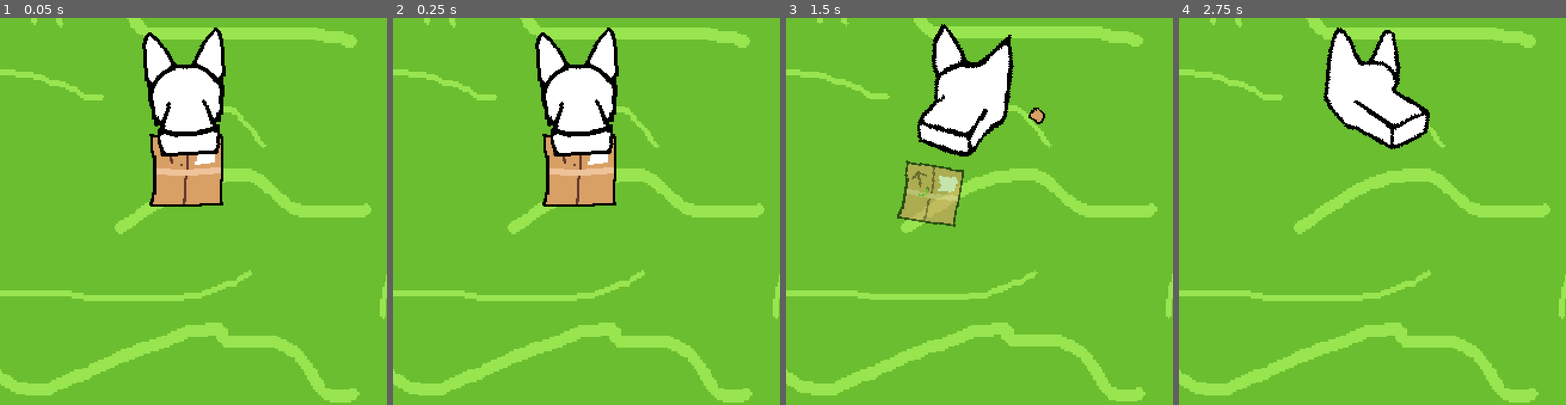
Above: before the commit, frames 1-4 (left to right).
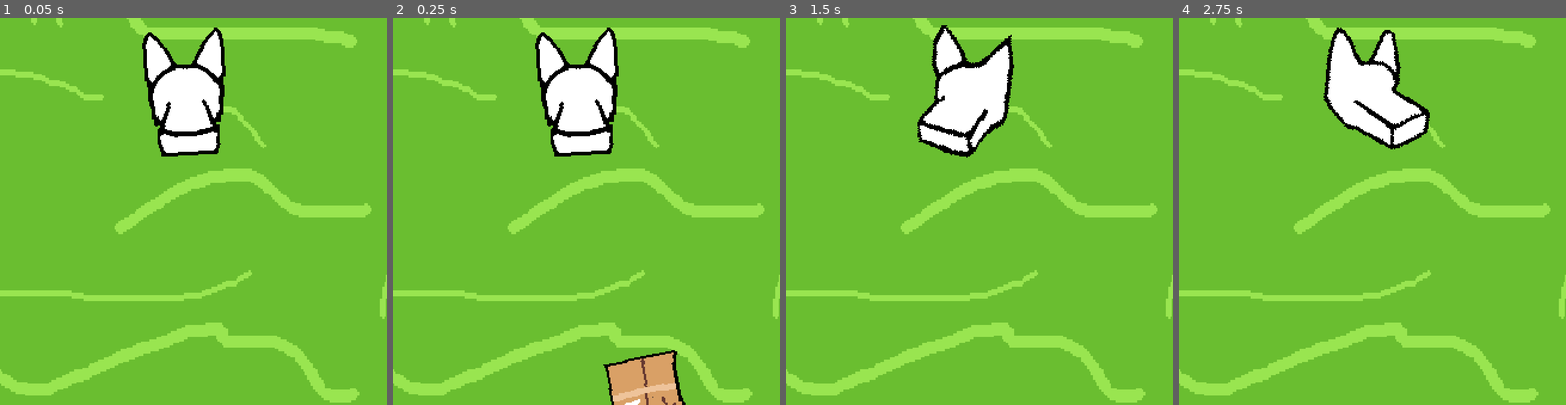
Above: after the commit, the same moments.

Repository: kennethbchen/RGHRGHRGH-Game
Game: Godot game, scene res://scenes/game.tscn
Same seed, same stepped clock (60 frames per second), same inputs: the game is played once before the commit and once after it.
Inputs (mouse positions are in pixels of both pictures, inside the frame that each line leads up to):
- Up to frame 1 (0.05 s): no input
- Up to frame 2 (0.25 s): no input
- Up to frame 3 (1.5 s): move the mouse to (1064, 192) at 0.52 s; press the mouse at (1064, 192) at 0.53 s; move the mouse to (902, 230) at 1.27 s; release the mouse at (902, 230) at 1.28 s; click (902, 230) at 1.35 s
- Up to frame 4 (2.75 s): move the mouse to (1411, 126) at 2.02 s; press the mouse at (1411, 126) at 2.03 s

The runs differ from the first frame. In frame 1, 2.6% of the frame differs, in the area x 38-58%, y 29-49%; in frame 2, 4.9%, in the area x 38-76%, y 29-100%; in frame 3, 3.6%; in frame 4, nothing differs.

Commit message:
Implemented spawning biteable objects that fly at the player

Diff:
--- /dev/null
+++ b/scenes/biteable.tscn
@@ -0,0 +1,85 @@
+[gd_scene load_steps=13 format=3 uid="uid://dvjn438lxofij"]
+
+[ext_resource type="Script" path="res://scripts/biteable_prop.gd" id="1_d2ae0"]
+[ext_resource type="PackedScene" uid="uid://c3rg6ralpqeor" path="res://scenes/bite_detector.tscn" id="2_8okrn"]
+[ext_resource type="AudioStream" uid="uid://dorp0ploeac85" path="res://audio/box_damage.wav" id="3_r36nx"]
+[ext_resource type="Texture2D" uid="uid://daxtntoxlrtbj" path="res://sprites/box_particle.png" id="4_6q18l"]
+[ext_resource type="Material" uid="uid://bspfq31lhs2il" path="res://materials/erosion_material.tres" id="5_vkivf"]
+[ext_resource type="Texture2D" uid="uid://dq8qg5mt0a02y" path="res://sprites/box.png" id="6_bpo3g"]
+[ext_resource type="Script" path="res://scripts/node_shake_controller.gd" id="7_06msr"]
+
+[sub_resource type="AudioStreamRandomizer" id="AudioStreamRandomizer_mbyjr"]
+random_pitch = 2.0
+random_volume_offset_db = 1.0
+streams_count = 1
+stream_0/stream = ExtResource("3_r36nx")
+
+[sub_resource type="Curve" id="Curve_0gxit"]
+max_value = 100.0
+_data = [Vector2(0, 0), 0.0, 0.0, 0, 0, Vector2(0.204633, 58.5736), 0.0, 0.0, 0, 0]
+point_count = 2
+
+[sub_resource type="Curve" id="Curve_g4d38"]
+_data = [Vector2(0, 0), 0.0, 0.0, 0, 0, Vector2(0.050193, 1), 0.0, 0.0, 0, 0, Vector2(0.861004, 1), 0.0, 0.0, 0, 0, Vector2(1, 0), 0.0, 0.0, 0, 0]
+point_count = 4
+
+[sub_resource type="Gradient" id="Gradient_bxu3o"]
+offsets = PackedFloat32Array(0.640693, 1)
+colors = PackedColorArray(1, 1, 1, 1, 1, 1, 1, 0)
+
+[sub_resource type="RectangleShape2D" id="RectangleShape2D_gvno0"]
+size = Vector2(56, 58)
+
+[node name="Biteable" type="CharacterBody2D"]
+z_index = -1
+position = Vector2(156, 127)
+collision_layer = 0
+collision_mask = 0
+motion_mode = 1
+script = ExtResource("1_d2ae0")
+angular_velocity_limit = 20.0
+
+[node name="BiteDetector" parent="." instance=ExtResource("2_8okrn")]
+visible = false
+
+[node name="SFXPlayer" type="AudioStreamPlayer" parent="."]
+stream = SubResource("AudioStreamRandomizer_mbyjr")
+volume_db = -10.0
+
+[node name="CPUParticles2D" type="CPUParticles2D" parent="."]
+emitting = false
+amount = 16
+lifetime_randomness = 0.68
+texture = ExtResource("4_6q18l")
+emission_shape = 1
+emission_sphere_radius = 16.0
+spread = 9.64
+gravity = Vector2(0, 0)
+initial_velocity_min = 600.0
+initial_velocity_max = 800.0
+angular_velocity_min = -500.0
+angular_velocity_max = 500.0
+damping_min = 23.669
+damping_max = 23.669
+damping_curve = SubResource("Curve_0gxit")
+angle_min = -180.0
+angle_max = 180.0
+scale_amount_min = 0.75
+scale_amount_max = 1.25
+scale_amount_curve = SubResource("Curve_g4d38")
+color_ramp = SubResource("Gradient_bxu3o")
+
+[node name="CollisionShape2D" type="CollisionShape2D" parent="."]
+visible = false
+shape = SubResource("RectangleShape2D_gvno0")
+
+[node name="Sprite2D" type="Sprite2D" parent="."]
+material = ExtResource("5_vkivf")
+texture = ExtResource("6_bpo3g")
+script = ExtResource("7_06msr")
+offset_decay = 20.0
+speed = 10.0
+
+[connection signal="bite_ended" from="BiteDetector" to="." method="_on_bite_ended"]
+[connection signal="bite_started" from="BiteDetector" to="." method="_on_bite_started"]
+[connection signal="shaken" from="BiteDetector" to="." method="_on_shaken"]
--- a/scenes/game.tscn
+++ b/scenes/game.tscn
@@ -9,17 +9,12 @@
 [ext_resource type="Texture2D" uid="uid://bpq4isb5u6y1m" path="res://sprites/dog_atlas.tres" id="3_pl4da"]
 [ext_resource type="Script" path="res://addons/aimsystem/aim_system_2d/aim_system_2d.gd" id="4_crl8y"]
 [ext_resource type="Script" path="res://scripts/sprite_head_controller.gd" id="4_gfmcx"]
-[ext_resource type="PackedScene" uid="uid://c3rg6ralpqeor" path="res://scenes/bite_detector.tscn" id="5_7sovw"]
 [ext_resource type="Script" path="res://scripts/shake_combo_controller.gd" id="5_23ut6"]
 [ext_resource type="Script" path="res://scripts/rotation_intensity_measurer.gd" id="6_4lvt7"]
 [ext_resource type="AudioStream" uid="uid://3dfc2qvfukst" path="res://audio/bite_start.wav" id="6_d21rt"]
-[ext_resource type="Texture2D" uid="uid://dq8qg5mt0a02y" path="res://sprites/box.png" id="6_nvy1s"]
-[ext_resource type="Script" path="res://scripts/biteable_prop.gd" id="6_qxxue"]
-[ext_resource type="Material" uid="uid://bspfq31lhs2il" path="res://materials/erosion_material.tres" id="9_ucwcv"]
-[ext_resource type="Texture2D" uid="uid://daxtntoxlrtbj" path="res://sprites/box_particle.png" id="9_ytrwf"]
-[ext_resource type="Script" path="res://scripts/node_shake_controller.gd" id="10_004wk"]
 [ext_resource type="Texture2D" uid="uid://d2tu8db4uyf6" path="res://sprites/bite_particle.png" id="11_r2aj2"]
-[ext_resource type="AudioStream" uid="uid://dorp0ploeac85" path="res://audio/box_damage.wav" id="12_4vajp"]
+[ext_resource type="PackedScene" uid="uid://dvjn438lxofij" path="res://scenes/biteable.tscn" id="14_s0jjo"]
+[ext_resource type="Script" path="res://scripts/biteable_controller.gd" id="15_uxgwi"]
 
 [sub_resource type="Curve" id="Curve_8w7v5"]
 max_value = 100.0
@@ -30,46 +25,31 @@
 _data = [Vector2(0, 1), 0.0, 0.0, 0, 0, Vector2(0.46332, 1), 0.0, 0.0, 0, 0, Vector2(1, 0), 0.0, 0.0, 0, 0]
 point_count = 3
 
-[sub_resource type="CircleShape2D" id="CircleShape2D_pxjl7"]
-radius = 29.0172
+[sub_resource type="RectangleShape2D" id="RectangleShape2D_jknr7"]
+size = Vector2(72, 68)
 
-[sub_resource type="AudioStreamRandomizer" id="AudioStreamRandomizer_mbyjr"]
-random_pitch = 2.0
-random_volume_offset_db = 1.0
-streams_count = 1
-stream_0/stream = ExtResource("12_4vajp")
+[sub_resource type="RectangleShape2D" id="RectangleShape2D_v4fqc"]
+size = Vector2(23, 68)
 
-[sub_resource type="Curve" id="Curve_0gxit"]
-max_value = 100.0
-_data = [Vector2(0, 0), 0.0, 0.0, 0, 0, Vector2(0.204633, 58.5736), 0.0, 0.0, 0, 0]
-point_count = 2
-
-[sub_resource type="Curve" id="Curve_g4d38"]
-_data = [Vector2(0, 0), 0.0, 0.0, 0, 0, Vector2(0.050193, 1), 0.0, 0.0, 0, 0, Vector2(0.861004, 1), 0.0, 0.0, 0, 0, Vector2(1, 0), 0.0, 0.0, 0, 0]
-point_count = 4
-
-[sub_resource type="Gradient" id="Gradient_bxu3o"]
-offsets = PackedFloat32Array(0.640693, 1)
-colors = PackedColorArray(1, 1, 1, 1, 1, 1, 1, 0)
-
-[sub_resource type="RectangleShape2D" id="RectangleShape2D_gvno0"]
-size = Vector2(56, 58)
+[sub_resource type="RectangleShape2D" id="RectangleShape2D_pkqpd"]
+size = Vector2(528, 34)
 
 [node name="Game" type="Node2D"]
+
+[node name="DebugCommands" type="Node" parent="."]
+script = ExtResource("1_jhtol")
 
 [node name="Background" type="Sprite2D" parent="."]
 z_index = -2
 position = Vector2(162, 162)
 scale = Vector2(1.69753, 1.69753)
 texture = ExtResource("1_7xn2v")
+metadata/_edit_lock_ = true
 
 [node name="MusicPlayer" type="AudioStreamPlayer" parent="."]
 stream = ExtResource("1_ip1cf")
 bus = &"Music"
 script = ExtResource("2_yqka2")
-
-[node name="DebugCommands" type="Node" parent="."]
-script = ExtResource("1_jhtol")
 
 [node name="Camera2D" type="Camera2D" parent="."]
 position = Vector2(162, 162)
@@ -120,70 +100,35 @@
 script = ExtResource("6_4lvt7")
 min_shake_velocity = 10.0
 
+[node name="Hurtbox" type="Area2D" parent="Player"]
+
+[node name="CollisionShape2D" type="CollisionShape2D" parent="Player/Hurtbox"]
+position = Vector2(-14, -7.62939e-05)
+shape = SubResource("RectangleShape2D_jknr7")
+
 [node name="BiteArea" type="Area2D" parent="Player"]
-position = Vector2(29, -0.000107085)
+position = Vector2(37, -0.000136045)
 collision_layer = 0
 metadata/_edit_group_ = true
 
 [node name="CollisionShape2D" type="CollisionShape2D" parent="Player/BiteArea"]
-shape = SubResource("CircleShape2D_pxjl7")
+position = Vector2(1.5, -3.05176e-05)
+shape = SubResource("RectangleShape2D_v4fqc")
 
 [node name="AimSystem2D" type="Node2D" parent="Player"]
 script = ExtResource("4_crl8y")
 aim_speed = 60.0
 
-[node name="Biteable" type="CharacterBody2D" parent="."]
-z_index = -1
-position = Vector2(156, 127)
-collision_layer = 0
-collision_mask = 0
-motion_mode = 1
-script = ExtResource("6_qxxue")
-angular_velocity_limit = 20.0
+[node name="BiteableController" type="Node" parent="." node_paths=PackedStringArray("player")]
+script = ExtResource("15_uxgwi")
+player = NodePath("../Player")
+biteable_scene = ExtResource("14_s0jjo")
 
-[node name="BiteDetector" parent="Biteable" instance=ExtResource("5_7sovw")]
-visible = false
+[node name="BiteableParent" type="Node" parent="BiteableController"]
 
-[node name="SFXPlayer" type="AudioStreamPlayer" parent="Biteable"]
-stream = SubResource("AudioStreamRandomizer_mbyjr")
-volume_db = -10.0
-
-[node name="CPUParticles2D" type="CPUParticles2D" parent="Biteable"]
-emitting = false
-amount = 16
-lifetime_randomness = 0.68
-texture = ExtResource("9_ytrwf")
-emission_shape = 1
-emission_sphere_radius = 16.0
-spread = 9.64
-gravity = Vector2(0, 0)
-initial_velocity_min = 600.0
-initial_velocity_max = 800.0
-angular_velocity_min = -500.0
-angular_velocity_max = 500.0
-damping_min = 23.669
-damping_max = 23.669
-damping_curve = SubResource("Curve_0gxit")
-angle_min = -180.0
-angle_max = 180.0
-scale_amount_min = 0.75
-scale_amount_max = 1.25
-scale_amount_curve = SubResource("Curve_g4d38")
-color_ramp = SubResource("Gradient_bxu3o")
-
-[node name="CollisionShape2D" type="CollisionShape2D" parent="Biteable"]
-visible = false
-shape = SubResource("RectangleShape2D_gvno0")
-
-[node name="Sprite2D" type="Sprite2D" parent="Biteable"]
-material = ExtResource("9_ucwcv")
-texture = ExtResource("6_nvy1s")
-script = ExtResource("10_004wk")
-offset_decay = 20.0
-speed = 10.0
+[node name="SpawnArea" type="CollisionShape2D" parent="BiteableController"]
+position = Vector2(156, 399)
+shape = SubResource("RectangleShape2D_pkqpd")
 
 [connection signal="shake_combo_ended" from="Player/ShakeComboController" to="MusicPlayer" method="_on_shake_combo_ended"]
 [connection signal="shake_combo_started" from="Player/ShakeComboController" to="MusicPlayer" method="_on_shake_combo_started"]
-[connection signal="bite_ended" from="Biteable/BiteDetector" to="Biteable" method="_on_bite_ended"]
-[connection signal="bite_started" from="Biteable/BiteDetector" to="Biteable" method="_on_bite_started"]
-[connection signal="shaken" from="Biteable/BiteDetector" to="Biteable" method="_on_shaken"]
--- /dev/null
+++ b/scripts/biteable_controller.gd
@@ -0,0 +1,43 @@
+extends Node
+
+@export var player: Node2D
+
+@export var biteable_scene: PackedScene
+
+@onready var biteable_parent: Node = $BiteableParent
+
+@onready var spawn_area: CollisionShape2D = $SpawnArea
+
+func _ready() -> void:
+	pass # Replace with function body.
+
+# Called every frame. 'delta' is the elapsed time since the previous frame.
+func _process(delta: float) -> void:
+
+	if biteable_parent.get_child_count() == 0:
+		_create_new_biteable()
+
+	pass
+
+func _create_new_biteable():
+
+	var obj: CharacterBody2D = biteable_scene.instantiate()
+
+	biteable_parent.add_child(obj)
+
+	obj.global_position = get_random_spawn_point()
+
+	var dir_to_player: Vector2 = (player.global_position - obj.global_position).normalized()
+	obj.velocity = dir_to_player * 64 * 6
+	obj.angular_velocity = randf_range(-20, 20)
+
+func get_random_spawn_point() -> Vector2:
+
+	var rect: Rect2 = spawn_area.shape.get_rect()
+
+	var x = randf_range(rect.position.x, rect.position.x + rect.size.x)
+	var y = randf_range(rect.position.y, rect.position.y + rect.size.y)
+
+	x += spawn_area.global_position.x
+	y += spawn_area.global_position.y
+	return Vector2(x, y)
Not shown: 1 places in scenes/game.tscn that only renumber resources
